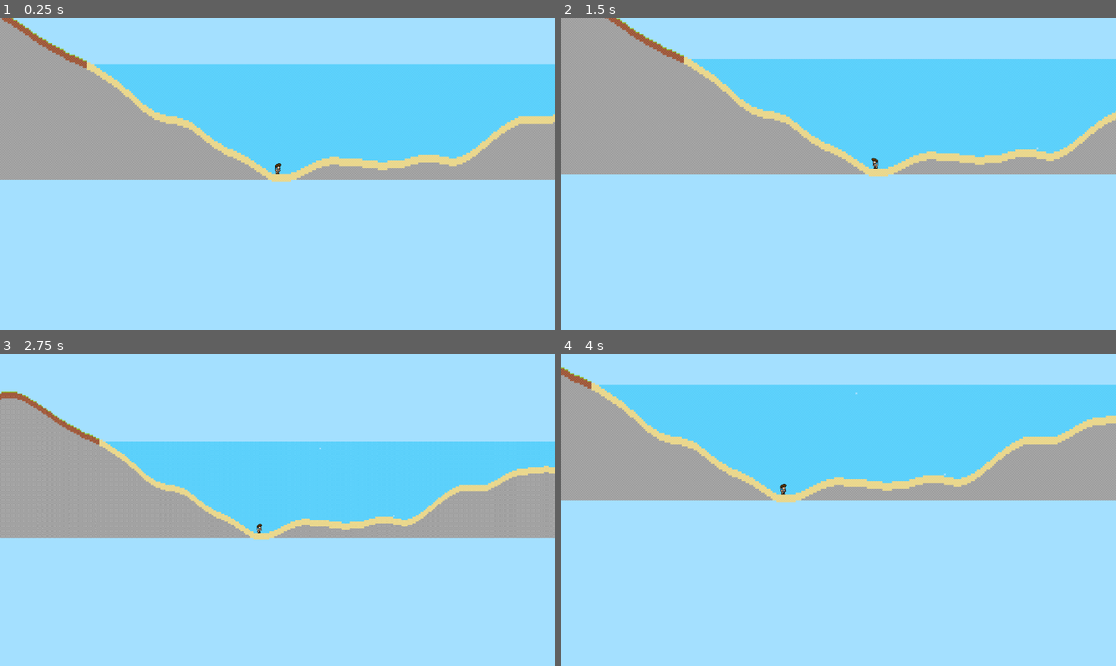
Above: before the commit, frames 1-4 (two rows, left to right).
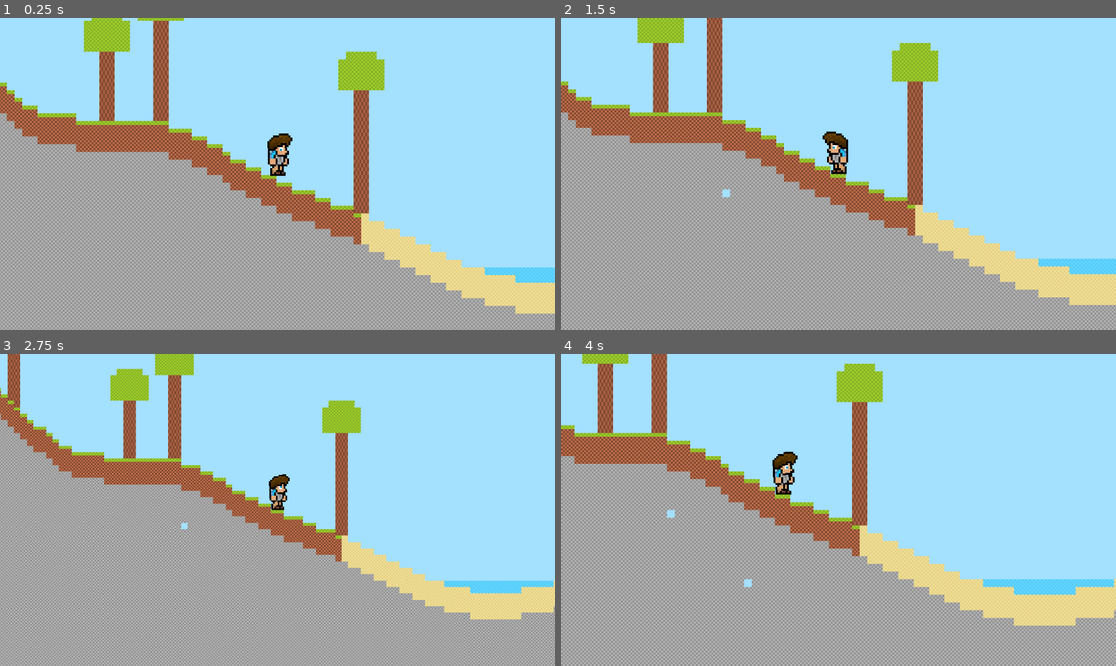
Above: after the commit, the same moments.

Repository: tthmrtn/survival_game
Game: Godot game, scene res://Objects/World/test_world.tscn
Two runs of this game, one before a commit and one after it. Both use one fixed random seed, a clock stepped at 60 frames per second and the inputs below.
Inputs (mouse positions are in pixels of both pictures, inside the frame that each line leads up to):
- Up to frame 1 (0.25 s): no input
- Up to frame 2 (1.5 s): move the mouse to (960, 158) at 0.52 s; tap A (a) at 0.6 s; click (960, 158) at 0.67 s; tap D (d) at 0.8, 1.35 s; tap Enter at 1.25 s; move the mouse to (727, 189) at 1.27 s; click (727, 189) at 1.42 s
- Up to frame 3 (2.75 s): tap Shift (shift) at 1.55 s; tap Space (space) at 2 s; move the mouse to (333, 441) at 2.02 s; hold Shift (shift) from 2.03 s (still down); click (333, 441) at 2.17 s; tap Mouse wheel down (wheel_down) at 2.3 s
- Up to frame 4 (4 s): move the mouse to (810, 572) at 2.77 s; release Shift (shift) at 2.78 s; tap Mouse wheel down (wheel_down) at 2.85 s; click (810, 572) at 2.92 s; tap Mouse wheel up (wheel_up) at 3.05, 3.6 s; tap Enter at 3.5 s; move the mouse to (1005, 556) at 3.52 s; hold Alt (alt, bound only after the commit) from 3.53 s (still down); click (1005, 556) at 3.67 s

The runs differ from the first frame. In frame 1, 76% of the frame differs, in the area x 0-100%, y 0-100%; in frame 2, 78%; in frame 3, 66%; in frame 4, 79%.

Commit message:
Update, Fix
Update:
 - Added some camera features:
 - - Smooth following
 - - Smooth Zooming
 - - Cursor Focus
 - World generation updates:
 - - Seed formatting to a savable and loadable format
 - - Adding tees in Plains biome (basic)
 - - Tilemap update
 - - New running animation

Fix:
 - Camera stuttering fixed
 - Player speed adjusments

Diff:
--- a/Objects/Characters/player.tscn
+++ b/Objects/Characters/player.tscn
@@ -35,7 +35,7 @@
 [sub_resource type="AnimationNodeTimeScale" id="AnimationNodeTimeScale_gmkk5"]
 
 [sub_resource type="AnimationNodeBlendTree" id="AnimationNodeBlendTree_di55d"]
-graph_offset = Vector2(-237.899, -5.05264)
+graph_offset = Vector2(-41.0086, -132.485)
 nodes/Add2/node = SubResource("AnimationNodeAdd2_gempn")
 nodes/Add2/position = Vector2(106.67, 25.78)
 nodes/Animation/node = SubResource("AnimationNodeAnimation_jyetk")
@@ -192,6 +192,23 @@
 "values": [Vector2(6, -8)]
 }
 
+[sub_resource type="Animation" id="Animation_e5cfn"]
+resource_name = "breathing"
+length = 8.0
+loop_mode = 1
+tracks/0/type = "value"
+tracks/0/imported = false
+tracks/0/enabled = true
+tracks/0/path = NodePath("visuals/Body:rotation")
+tracks/0/interp = 1
+tracks/0/loop_wrap = true
+tracks/0/keys = {
+"times": PackedFloat32Array(0, 4, 8),
+"transitions": PackedFloat32Array(1, 1, 1),
+"update": 0,
+"values": [0.0, -0.0174533, 0.0]
+}
+
 [sub_resource type="Animation" id="Animation_cks6m"]
 resource_name = "idle"
 length = 10.0
@@ -207,76 +224,6 @@
 "transitions": PackedFloat32Array(1, 1e-05, 1e-05, 1.1487e-05, 1e-05, 1),
 "update": 0,
 "values": [Vector2(0, 0), Vector2(0, 0), Vector2(0, 0), Vector2(0, 2), Vector2(0, 0), Vector2(0, 0)]
-}
-
-[sub_resource type="Animation" id="Animation_e5cfn"]
-resource_name = "breathing"
-length = 8.0
-loop_mode = 1
-tracks/0/type = "value"
-tracks/0/imported = false
-tracks/0/enabled = true
-tracks/0/path = NodePath("visuals/Body:rotation")
-tracks/0/interp = 1
-tracks/0/loop_wrap = true
-tracks/0/keys = {
-"times": PackedFloat32Array(0, 4, 8),
-"transitions": PackedFloat32Array(1, 1, 1),
-"update": 0,
-"values": [0.0, -0.0174533, 0.0]
-}
-
-[sub_resource type="Animation" id="Animation_peprl"]
-resource_name = "walking"
-length = 2.0
-loop_mode = 1
-tracks/0/type = "value"
-tracks/0/imported = false
-tracks/0/enabled = true
-tracks/0/path = NodePath("visuals/LeftLeg:rotation")
-tracks/0/interp = 1
-tracks/0/loop_wrap = true
-tracks/0/keys = {
-"times": PackedFloat32Array(0, 0.5, 1, 1.5, 2),
-"transitions": PackedFloat32Array(1, 1, 1, 1, 1),
-"update": 0,
-"values": [0.0, 0.785398, 0.0, -0.785398, 0.0]
-}
-tracks/1/type = "value"
-tracks/1/imported = false
-tracks/1/enabled = true
-tracks/1/path = NodePath("visuals/RightLeg:rotation")
-tracks/1/interp = 1
-tracks/1/loop_wrap = true
-tracks/1/keys = {
-"times": PackedFloat32Array(0, 0.5, 1, 1.5, 2),
-"transitions": PackedFloat32Array(1, 1, 1, 1, 1),
-"update": 0,
-"values": [0.0, -0.785398, 0.0, 0.785398, 0.0]
-}
-tracks/2/type = "value"
-tracks/2/imported = false
-tracks/2/enabled = true
-tracks/2/path = NodePath("visuals/Body/LeftArm:rotation")
-tracks/2/interp = 1
-tracks/2/loop_wrap = true
-tracks/2/keys = {
-"times": PackedFloat32Array(0, 0.5, 1, 1.5, 2),
-"transitions": PackedFloat32Array(1, 1, 1, 1, 1),
-"update": 0,
-"values": [0.0, -0.349066, 0.0, 0.349066, 0.0]
-}
-tracks/3/type = "value"
-tracks/3/imported = false
-tracks/3/enabled = true
-tracks/3/path = NodePath("visuals/Body/RightArm:rotation")
-tracks/3/interp = 1
-tracks/3/loop_wrap = true
-tracks/3/keys = {
-"times": PackedFloat32Array(0, 0.5, 1, 1.5, 2),
-"transitions": PackedFloat32Array(1, 1, 1, 1, 1),
-"update": 0,
-"values": [0.0, 0.349066, 0.0, -0.349066, 0.0]
 }
 
 [sub_resource type="Animation" id="Animation_pt6od"]
@@ -403,6 +350,59 @@
 "values": [Vector2(4.715, -8.535)]
 }
 
+[sub_resource type="Animation" id="Animation_peprl"]
+resource_name = "walking"
+length = 2.0
+loop_mode = 1
+tracks/0/type = "value"
+tracks/0/imported = false
+tracks/0/enabled = true
+tracks/0/path = NodePath("visuals/LeftLeg:rotation")
+tracks/0/interp = 1
+tracks/0/loop_wrap = true
+tracks/0/keys = {
+"times": PackedFloat32Array(0, 0.5, 1, 1.5, 2),
+"transitions": PackedFloat32Array(1, 1, 1, 1, 1),
+"update": 0,
+"values": [0.0, 0.785398, 0.0, -0.785398, 0.0]
+}
+tracks/1/type = "value"
+tracks/1/imported = false
+tracks/1/enabled = true
+tracks/1/path = NodePath("visuals/RightLeg:rotation")
+tracks/1/interp = 1
+tracks/1/loop_wrap = true
+tracks/1/keys = {
+"times": PackedFloat32Array(0, 0.5, 1, 1.5, 2),
+"transitions": PackedFloat32Array(1, 1, 1, 1, 1),
+"update": 0,
+"values": [0.0, -0.785398, 0.0, 0.785398, 0.0]
+}
+tracks/2/type = "value"
+tracks/2/imported = false
+tracks/2/enabled = true
+tracks/2/path = NodePath("visuals/Body/LeftArm:rotation")
+tracks/2/interp = 1
+tracks/2/loop_wrap = true
+tracks/2/keys = {
+"times": PackedFloat32Array(0, 0.5, 1, 1.5, 2),
+"transitions": PackedFloat32Array(1, 1, 1, 1, 1),
+"update": 0,
+"values": [0.0, -0.349066, 0.0, 0.349066, 0.0]
+}
+tracks/3/type = "value"
+tracks/3/imported = false
+tracks/3/enabled = true
+tracks/3/path = NodePath("visuals/Body/RightArm:rotation")
+tracks/3/interp = 1
+tracks/3/loop_wrap = true
+tracks/3/keys = {
+"times": PackedFloat32Array(0, 0.5, 1, 1.5, 2),
+"transitions": PackedFloat32Array(1, 1, 1, 1, 1),
+"update": 0,
+"values": [0.0, 0.349066, 0.0, -0.349066, 0.0]
+}
+
 [sub_resource type="AnimationLibrary" id="AnimationLibrary_3c7gf"]
 _data = {
 "RESET": SubResource("Animation_3mwnn"),
@@ -486,8 +486,8 @@
 tree_root = SubResource("AnimationNodeBlendTree_di55d")
 anim_player = NodePath("../AnimationPlayer")
 parameters/Add2/add_amount = 1.0
-parameters/Blend2/blend_amount = 0.0
-parameters/Movement/add_amount = 0.0
+parameters/Blend2/blend_amount = 1.0
+parameters/Movement/add_amount = 1.0
 parameters/TimeScale/scale = 4.0
 "parameters/TimeScale 2/scale" = 2.0
 
--- a/Objects/World/test_world.tscn
+++ b/Objects/World/test_world.tscn
@@ -18,6 +18,9 @@
 3:0/0/modulate = Color(1, 1, 1, 0.482353)
 0:1/0 = 0
 0:1/0/physics_layer_0/polygon_0/points = PackedVector2Array(-2, -2, 2, -2, 2, 2, -2, 2, -2, -2)
+1:1/0 = 0
+2:1/0 = 0
+3:1/0 = 0
 
 [sub_resource type="TileSet" id="TileSet_0joul"]
 tile_size = Vector2i(4, 4)
@@ -43,6 +46,15 @@
 fractal_lacunarity = 3.385
 fractal_gain = 58.24
 
+[sub_resource type="FastNoiseLite" id="FastNoiseLite_mjjdj"]
+noise_type = 0
+frequency = 1.0
+offset = Vector3(-1000, -677.97, 566.67)
+fractal_type = 2
+fractal_octaves = 1
+fractal_gain = 18.81
+fractal_ping_pong_strength = 200.0
+
 [node name="TestWorld" type="Node2D"]
 
 [node name="Player" parent="." instance=ExtResource("1_yy3w6")]
@@ -50,13 +62,17 @@
 position = Vector2(0, -1465)
 collision_mask = 2
 
-[node name="TileMapLayer" type="TileMapLayer" parent="."]
+[node name="World" type="TileMapLayer" parent="."]
 tile_set = SubResource("TileSet_0joul")
 script = ExtResource("3_174oh")
 noise = SubResource("FastNoiseLite_io1hr")
 biomenoise = SubResource("FastNoiseLite_wdaqr")
+foliage_noise = SubResource("FastNoiseLite_mjjdj")
 
 [node name="Camera2D" type="Camera2D" parent="." node_paths=PackedStringArray("target")]
+position_smoothing_speed = 1.0
 script = ExtResource("4_vb3d0")
 target = NodePath("../Player")
 target_offset = Vector2(0, -15)
+smooth_following = true
+smooth_zoom = true
--- a/Scripts/Characters/player.gd
+++ b/Scripts/Characters/player.gd
@@ -1,9 +1,9 @@
 extends CharacterBody2D
 
 enum SPEEDSTATE {
-	WALKING = 30,
-	RUNNING = 60,
-	BACKWARDS = 15
+	WALKING = 40,
+	RUNNING = 80,
+	BACKWARDS = 20
 }
 
 const JUMP_VELOCITY = -200.0
--- a/Scripts/World/camera.gd
+++ b/Scripts/World/camera.gd
@@ -7,25 +7,43 @@
 @export_category("Zoom Properties")
 @export var min_zoom : float = 7
 @export var max_zoom : float = 0.417
+@export var focus_cursor : bool
 
 @export_category("Camera Smoothing")
 @export var smooth_following : bool
 @export var smooth_zoom : bool
 
-var current_zoom = 1
+var current_zoom = 4
+var target_zoom = current_zoom
 
 func _ready() -> void:
-	position = target_offset
+	position = target.position + target_offset
 
-func _process(_delta: float) -> void:
+
+func _physics_process(_delta: float) -> void:
+	if (smooth_zoom):
+		current_zoom = move_toward(current_zoom, target_zoom, 0.1)
+	else:
+		current_zoom = target_zoom
 	zoom = Vector2(current_zoom,current_zoom)
-	position = target.position
-	offset = (get_global_mouse_position() - position)/4
+	if (smooth_following):
+		position.x = move_toward(position.x, target.position.x, 0.8 + abs(position.x - target.position.x)/80)
+		position.y = move_toward(position.y, target.position.y, 0.8 + abs(position.y - target.position.y)/80)
+	else:
+		position = target.position
+	if (focus_cursor):
+		var target_offset_position = (get_global_mouse_position() - position)/4
+		offset.x = move_toward(offset.x,target_offset_position.x, 5 + abs(position.x - target_offset_position.x)/100)
+		offset.y = move_toward(offset.y,target_offset_position.y, 5 + abs(position.x - target_offset_position.x)/100)
 
 func _input(event: InputEvent) -> void:
 	if event is InputEventMouseButton:
 		if Input.is_action_just_pressed("wheel_up"):
-			current_zoom = clamp(current_zoom * 1.2, max_zoom, min_zoom)
+			target_zoom = clamp(target_zoom * 1.2, max_zoom, min_zoom)
 		elif Input.is_action_just_pressed("wheel_down"):
-
-			current_zoom = clamp(current_zoom / 1.2, max_zoom, min_zoom)
+			target_zoom = clamp(target_zoom / 1.2, max_zoom, min_zoom)
+	if Input.is_action_pressed("alt"):
+		focus_cursor = true
+	if Input.is_action_just_released("alt"):
+		focus_cursor = false
+		offset = Vector2(0,0)
--- a/Scripts/World/worldgen.gd
+++ b/Scripts/World/worldgen.gd
@@ -12,19 +12,27 @@
 @export var seanoise : FastNoiseLite
 @export var desertNoise : FastNoiseLite
 
+@export var foliage_noise : FastNoiseLite
+
 const SEA_LEVEL : int = 0
+
+var seed_to_save : String = ""
 
 func _ready():
 	randomize()
-	noise.seed = randi()
+	noise.seed = randi_range(0,9999)
+	foliage_noise.seed = randi_range(0,9999)
+
+	print(str(noise.seed).pad_zeros(4), str(foliage_noise.seed).pad_zeros(4))
 
 	for x in range(-x_length,x_length):
 		var y = ceil(noise.get_noise_1d(x) * height)
-
-
 		if (y > SEA_LEVEL-2 || biomenoise.get_noise_1d(x) < 0):
 			self.set_cell(Vector2i(x,y),0, Vector2i(0,1))
 		else:
+			if (foliage_noise.get_noise_1d(x) > 0.9):
+				self.set_cell(Vector2i(x,y-1),0,Vector2i(1,1))
+				create_tree(x,y-1)
 			self.set_cell(Vector2i(x,y),0, Vector2i(0,0))
 		for y2 in range(1,4):
 			if (y > SEA_LEVEL-2 || biomenoise.get_noise_1d(x) < 0):
@@ -51,5 +59,17 @@
 func _process(_delta: float) -> void:
 	pass
 
+func create_tree(x,y):
+	var tree_height = randi_range(8,20)
+	for tree_y in range (-1, tree_height):
+		set_cell(Vector2i(x,y-tree_y),0,Vector2i(1,1))
+		set_cell(Vector2i(x+1,y-tree_y),0,Vector2i(1,1))
+	for width_leaf in range(-2,4):
+		for height_leaf in range(0,4):
+			set_cell(Vector2i(x+width_leaf,y-tree_height-2+height_leaf),0,Vector2i(2,1))
+	for width_leaf in range(-1,3):
+		set_cell(Vector2i(x+width_leaf,y-tree_height-3),0,Vector2i(2,1))
+
+
 func update():
 	pass
--- a/project.godot
+++ b/project.godot
@@ -67,6 +67,11 @@
 "events": [Object(InputEventKey,"resource_local_to_scene":false,"resource_name":"","device":-1,"window_id":0,"alt_press …(195 unchanged characters)…
 ]
 }
+alt={
+"deadzone": 0.5,
+"events": [Object(InputEventKey,"resource_local_to_scene":false,"resource_name":"","device":-1,"window_id":0,"alt_pressed":false,"shift_pressed":false,"ctrl_pressed":false,"meta_pressed":false,"pressed":false,"keycode":0,"physical_keycode":4194328,"key_label":0,"unicode":0,"location":0,"echo":false,"script":null)
+]
+}
 
 [layer_names]
 
Not shown: 1 places in Objects/Characters/player.tscn that only renumber resources
Not shown: 1 places in Objects/World/test_world.tscn that only renumber resources
Binary file changed: Visuals/Tilesets/terrain-tileset.png
Not shown, added: Visuals/terrain-tileset.png.pxo
